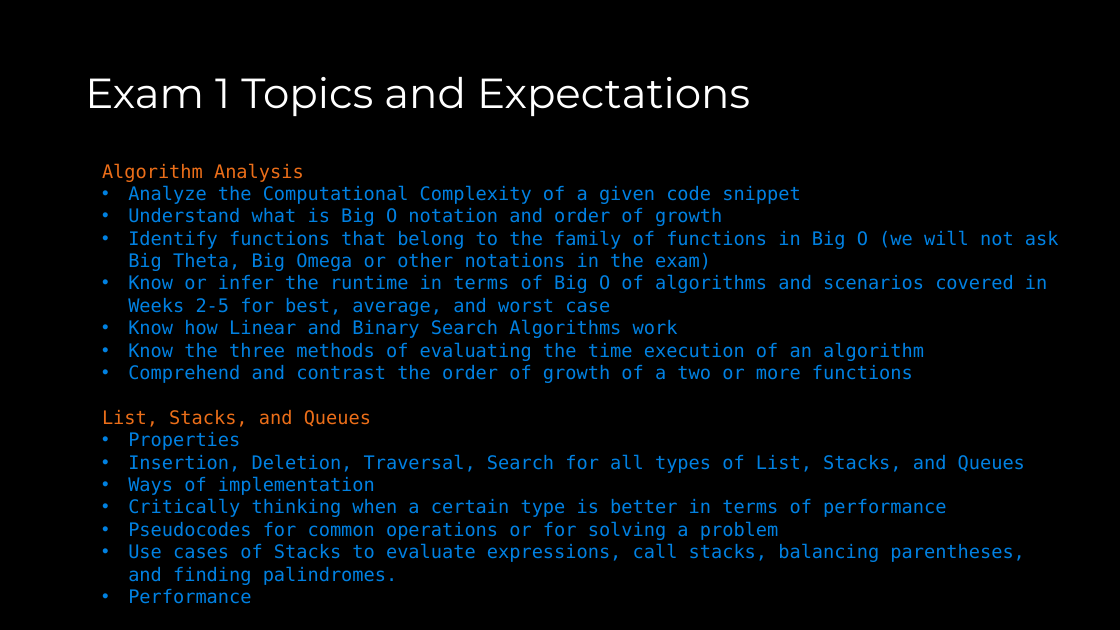
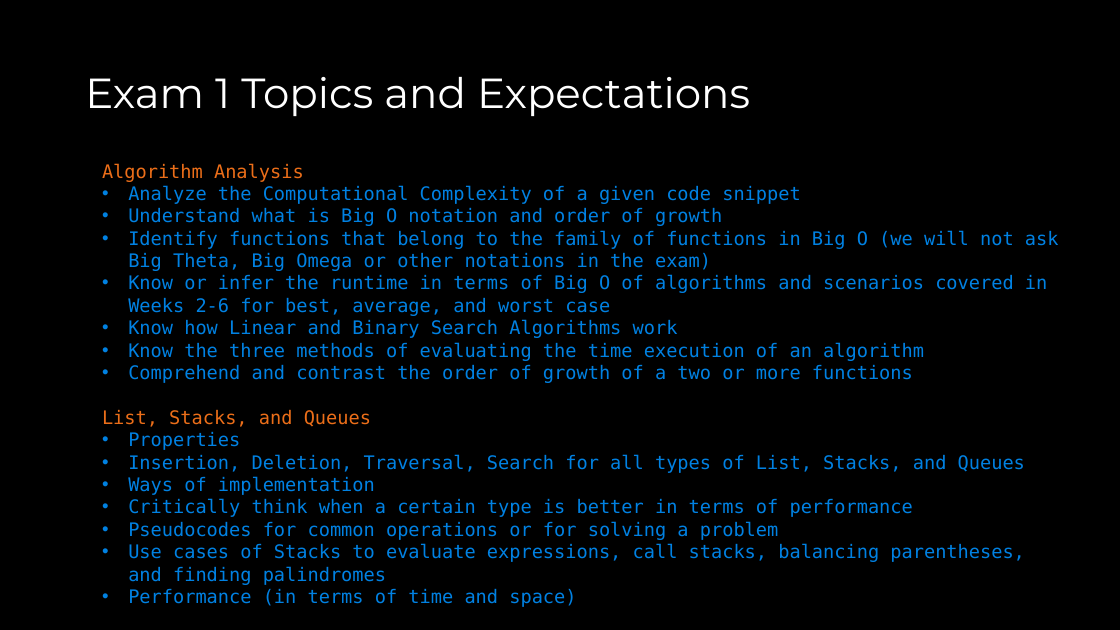
Before and after one commit to COP3530/Instructional-Content, a slide deck: slide 5 of Slides/Slides-PPT/Exam 1 - Review A.pptx. Drawn at 1120x630 pixels with LibreOffice and Linux fonts; fonts in the diff are those of the drawing. Boxes give left, top, right and bottom in pixels: in the first picture for what was removed or moved away, otherwise in the second. Text is boxed around its words. In the diff, an @@ line names an element or a change of style, - is before the commit and + after.

Commit message:
Exam review slided updated

```diff
--- a/Slides/Slides-PPT/Exam 1 - Review A.pptx
+++ b/Slides/Slides-PPT/Exam 1 - Review A.pptx
@@ text at [128,275,1047,316]: text changed @@
-• Know or infer the runtime in terms of Big O of algorithms and scenarios covered in Weeks 2-5 for best, average, and worst case
+• Know or infer the runtime in terms of Big O of algorithms and scenarios covered in Weeks 2-6 for best, average, and worst case
@@ text at [128,499,913,517]: text changed @@
-• Critically thinking when a certain type is better in terms of performance
+• Critically think when a certain type is better in terms of performance
@@ text at [128,543,1024,607]: text changed @@
-• Use cases of Stacks to evaluate expressions, call stacks, balancing parentheses, and finding palindromes.
-• Performance
+• Use cases of Stacks to evaluate expressions, call stacks, balancing parentheses, and finding palindromes
+• Performance (in terms of time and space)
```
Also in this commit, not shown: 1 other slide changed, 2 other files.
